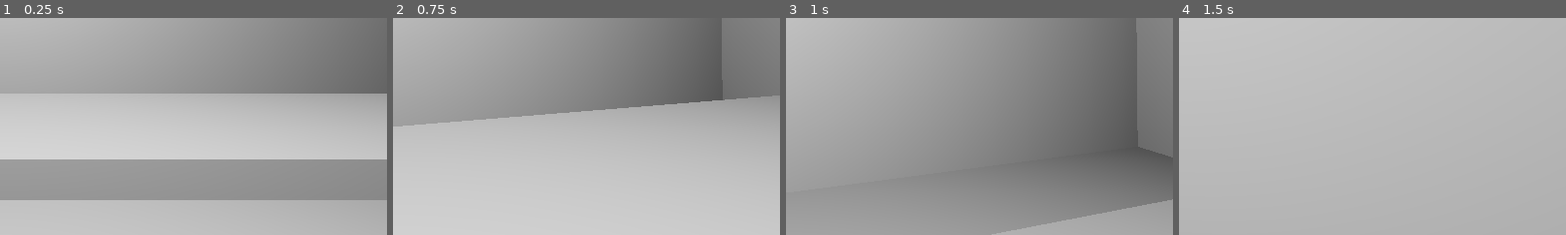
Above: before the commit, frames 1-4 (left to right).
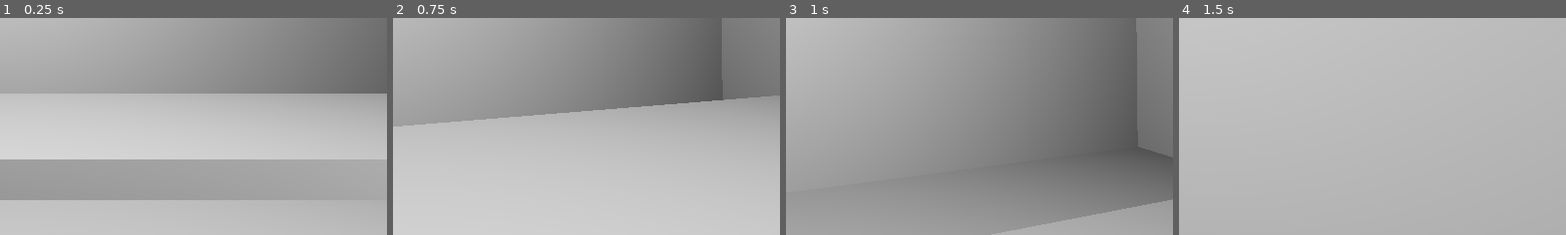
Above: after the commit, the same moments.

Repository: GriffinBaxter/The-Assembly-Line
Game: Godot game, scene res://Scenes/main.tscn
Same seed, same stepped clock (60 frames per second), same inputs: the game is played once before the commit and once after it.
Inputs (mouse positions are % of the whole screen's width and height, from its top left):
- Up to frame 1 (0.25 s): no input
- Up to frame 2 (0.75 s): tap Enter at 0.5 s; move the mouse to (55, 50) at 0.52 s; hold W (forward) from 0.53 s (still down); tap E (interact) at 0.6 s
- Up to frame 3 (1 s): keep holding W (forward); tap Space (jump) at 0.77 s
- Up to frame 4 (1.5 s): keep holding W (forward); move the mouse to (45, 50) at 1.27 s; tap E (interact) at 1.35 s
The pictures show only the part of the screen within x 50-100%, y 50-100%; the shares and areas given below are measured in that part.

The runs differ from the first frame. In frame 1, 2.9% of the frame differs, in the area x 82-100%, y 65-84%; in frame 2, less than 0.1%; in frame 3, less than 0.1%; in frame 4, nothing differs.

Commit message:
Allow any part on any assembly

Diff:
--- a/Scenes/Assemblies/cake.tscn
+++ b/Scenes/Assemblies/cake.tscn
@@ -1,8 +1,13 @@
-[gd_scene load_steps=4 format=3 uid="uid://cnf0okuhwrnym"]
+[gd_scene load_steps=9 format=3 uid="uid://cnf0okuhwrnym"]
 
 [ext_resource type="Material" uid="uid://de3d8uq7dd5e4" path="res://Materials/brown.tres" id="1_llg6p"]
 [ext_resource type="PackedScene" uid="uid://kb0qnmyplc3n" path="res://Scenes/Parts/candle.tscn" id="2_gc3l2"]
 [ext_resource type="Script" path="res://Scripts/assembly.gd" id="2_uhv7a"]
+[ext_resource type="PackedScene" uid="uid://i5ulvyt227ub" path="res://Scenes/Parts/leg_blue.tscn" id="3_vylpw"]
+[ext_resource type="PackedScene" uid="uid://beroll16q6dja" path="res://Scenes/Parts/laptop_screen.tscn" id="4_5qoom"]
+[ext_resource type="PackedScene" uid="uid://dyqimxsygmcrv" path="res://Scenes/Parts/leg_red.tscn" id="4_xhlxc"]
+[ext_resource type="PackedScene" uid="uid://c8omf5ack0qd0" path="res://Scenes/Parts/leg_grey.tscn" id="5_ng24o"]
+[ext_resource type="PackedScene" uid="uid://dftiob5rum22g" path="res://Scenes/Parts/light_bulb.tscn" id="8_ft4bg"]
 
 [node name="Cake" type="CSGCylinder3D" node_paths=PackedStringArray("missing_parts")]
 transform = Transform3D(1, 0, 0, 0, 1, 0, 0, 0, 1, 0, 0.0752234, 0)
@@ -12,7 +17,7 @@
 sides = 32
 material = ExtResource("1_llg6p")
 script = ExtResource("2_uhv7a")
-missing_parts = [NodePath("Candle")]
+missing_parts = [NodePath("Candle"), NodePath("LaptopScreen"), NodePath("LegBlue"), NodePath("LegGrey"), NodePath("LegRed"), NodePath("LightBulb")]
 
 [node name="Congratulations" type="Label3D" parent="."]
 transform = Transform3D(0.065, 0, 0, 0, -2.84124e-09, 0.065, 0, -0.065, -2.84124e-09, 0, 0.076, -0.025)
@@ -22,3 +27,24 @@
 
 [node name="Candle" parent="." instance=ExtResource("2_gc3l2")]
 transform = Transform3D(1, 0, 0, 0, 1, 0, 0, 0, 1, 0, 0.113, 0.035)
+visible = false
+
+[node name="LaptopScreen" parent="." instance=ExtResource("4_5qoom")]
+transform = Transform3D(0.723076, -0.68529, -0.0868241, 0.690763, 0.717809, 0.0871557, 0.00259618, -0.122995, 0.992404, 0.0450012, 0.345619, 0.035)
+visible = false
+
+[node name="LegBlue" parent="." instance=ExtResource("3_vylpw")]
+transform = Transform3D(1, 0, 0, 0, 1, 0, 0, 0, 1, 0, 0.323973, 0.035)
+visible = false
+
+[node name="LegGrey" parent="." instance=ExtResource("5_ng24o")]
+transform = Transform3D(1, 0, 0, 0, 1, 0, 0, 0, 1, 0, 0.323973, 0.035)
+visible = false
+
+[node name="LegRed" parent="." instance=ExtResource("4_xhlxc")]
+transform = Transform3D(1, 0, 0, 0, 1, 0, 0, 0, 1, 0, 0.323973, 0.035)
+visible = false
+
+[node name="LightBulb" parent="." instance=ExtResource("8_ft4bg")]
+transform = Transform3D(1, 0, 0, 0, 1, 0, 0, 0, 1, 0, 0.0876844, 0.035)
+visible = false
--- a/Scenes/Assemblies/chair.tscn
+++ b/Scenes/Assemblies/chair.tscn
@@ -1,10 +1,13 @@
-[gd_scene load_steps=6 format=3 uid="uid://csctwey3hq0v0"]
+[gd_scene load_steps=9 format=3 uid="uid://csctwey3hq0v0"]
 
 [ext_resource type="Material" uid="uid://c421xqws56ym2" path="res://Materials/red.tres" id="1_0qmsr"]
 [ext_resource type="Script" path="res://Scripts/assembly.gd" id="1_pcwlk"]
 [ext_resource type="PackedScene" uid="uid://dyqimxsygmcrv" path="res://Scenes/Parts/leg_red.tscn" id="2_cygre"]
 [ext_resource type="PackedScene" uid="uid://i5ulvyt227ub" path="res://Scenes/Parts/leg_blue.tscn" id="4_3iblw"]
 [ext_resource type="PackedScene" uid="uid://c8omf5ack0qd0" path="res://Scenes/Parts/leg_grey.tscn" id="4_b0ne7"]
+[ext_resource type="PackedScene" uid="uid://kb0qnmyplc3n" path="res://Scenes/Parts/candle.tscn" id="6_4ag6u"]
+[ext_resource type="PackedScene" uid="uid://beroll16q6dja" path="res://Scenes/Parts/laptop_screen.tscn" id="7_g2ofe"]
+[ext_resource type="PackedScene" uid="uid://dftiob5rum22g" path="res://Scenes/Parts/light_bulb.tscn" id="8_sv5ot"]
 
 [node name="Seat" type="CSGBox3D" node_paths=PackedStringArray("missing_parts")]
 transform = Transform3D(1, 0, 0, 0, 1, 0, 0, 0, 1, 0, 0.5, 0)
@@ -12,7 +15,7 @@
 size = Vector3(0.75, 0.05, 0.75)
 material = ExtResource("1_0qmsr")
 script = ExtResource("1_pcwlk")
-missing_parts = [NodePath("Leg1"), NodePath("Leg1Grey"), NodePath("Leg1Blue")]
+missing_parts = [NodePath("Leg1"), NodePath("Leg1Grey"), NodePath("Leg1Blue"), NodePath("Leg1Candle"), NodePath("Leg1LaptopScreen"), NodePath("Leg1LightBulb")]
 
 [node name="Back" type="CSGBox3D" parent="."]
 transform = Transform3D(1, 0, 0, 0, 1, 0, 0, 0, 1, -0.35, 0.48, 0)
@@ -21,12 +24,27 @@
 
 [node name="Leg1" parent="." instance=ExtResource("2_cygre")]
 transform = Transform3D(1, 0, 0, 0, 1, 0, 0, 0, 1, -0.325, -0.275, 0.325)
+visible = false
 
 [node name="Leg1Blue" parent="." instance=ExtResource("4_3iblw")]
 transform = Transform3D(1, 0, 0, 0, 1, 0, 0, 0, 1, -0.325, -0.275, 0.325)
+visible = false
 
 [node name="Leg1Grey" parent="." instance=ExtResource("4_b0ne7")]
 transform = Transform3D(1, 0, 0, 0, 1, 0, 0, 0, 1, -0.325, -0.275, 0.325)
+visible = false
+
+[node name="Leg1Candle" parent="." instance=ExtResource("6_4ag6u")]
+transform = Transform3D(5, 0, 0, 0, -5, 4.37114e-07, 0, -4.37114e-07, -5, -0.325, -0.210579, 0.325)
+visible = false
+
+[node name="Leg1LaptopScreen" parent="." instance=ExtResource("7_g2ofe")]
+transform = Transform3D(-3.09086e-08, 0.707107, -0.707107, -1, -4.37114e-08, 0, -3.09086e-08, 0.707107, 0.707107, -0.325, -0.254889, 0.325)
+visible = false
+
+[node name="Leg1LightBulb" parent="." instance=ExtResource("8_sv5ot")]
+transform = Transform3D(2, 0, 0, 0, -2, 1.74846e-07, 0, -1.74846e-07, -2, -0.325, -0.0513723, 0.325)
+visible = false
 
 [node name="Leg2" parent="." instance=ExtResource("2_cygre")]
 transform = Transform3D(1, 0, 0, 0, 1, 0, 0, 0, 1, 0.325, -0.275, 0.325)
--- a/Scenes/Assemblies/lamp.tscn
+++ b/Scenes/Assemblies/lamp.tscn
@@ -1,17 +1,23 @@
-[gd_scene load_steps=4 format=3 uid="uid://dqekf5eh5c8wy"]
+[gd_scene load_steps=9 format=3 uid="uid://dqekf5eh5c8wy"]
 
 [ext_resource type="PackedScene" uid="uid://dftiob5rum22g" path="res://Scenes/Parts/light_bulb.tscn" id="1_332oc"]
 [ext_resource type="Material" uid="uid://du48tyvnwgyfa" path="res://Materials/black.tres" id="1_qmp4m"]
 [ext_resource type="Script" path="res://Scripts/assembly.gd" id="2_3j6ts"]
+[ext_resource type="PackedScene" uid="uid://kb0qnmyplc3n" path="res://Scenes/Parts/candle.tscn" id="3_2iugl"]
+[ext_resource type="PackedScene" uid="uid://i5ulvyt227ub" path="res://Scenes/Parts/leg_blue.tscn" id="5_amd7e"]
+[ext_resource type="PackedScene" uid="uid://c8omf5ack0qd0" path="res://Scenes/Parts/leg_grey.tscn" id="6_nk3hb"]
+[ext_resource type="PackedScene" uid="uid://dyqimxsygmcrv" path="res://Scenes/Parts/leg_red.tscn" id="7_5rnuh"]
+[ext_resource type="PackedScene" uid="uid://beroll16q6dja" path="res://Scenes/Parts/laptop_screen.tscn" id="8_c44ej"]
 
 [node name="Base" type="CSGCylinder3D" node_paths=PackedStringArray("missing_parts")]
 transform = Transform3D(1, 0, 0, 0, 1, 0, 0, 0, 1, 0, 0.01036, 0)
+use_collision = true
 radius = 0.1
 height = 0.02
 sides = 32
 material = ExtResource("1_qmp4m")
 script = ExtResource("2_3j6ts")
-missing_parts = [NodePath("LampShade1/LampShade2/LampShade4/LightBulb")]
+missing_parts = [NodePath("LampShade1/LampShade2/LightBulb"), NodePath("LampShade1/LampShade2/Candle"), NodePath("LampShade1/LampShade2/LegBlue"), NodePath("LampShade1/LampShade2/LegGrey"), NodePath("LampShade1/LampShade2/LegRed"), NodePath("LampShade1/LampShade2/LaptopScreen")]
 
 [node name="Arm1" type="CSGCylinder3D" parent="."]
 transform = Transform3D(0.996195, -0.0871557, 0, 0.0871557, 0.996195, 0, 0, 0, 1, -0.015, 0.15, 0)
@@ -59,5 +65,26 @@
 sides = 16
 material = ExtResource("1_qmp4m")
 
-[node name="LightBulb" parent="LampShade1/LampShade2/LampShade4" instance=ExtResource("1_332oc")]
-transform = Transform3D(1, 0, 0, 0, -1, 8.74228e-08, 0, -8.74228e-08, -1, 0, -0.03, 0)
+[node name="LightBulb" parent="LampShade1/LampShade2" instance=ExtResource("1_332oc")]
+transform = Transform3D(1, 0, -3.55271e-15, 0, -1, 8.74228e-08, 0, -8.74228e-08, -1, 0, -0.00999999, 0)
+visible = false
+
+[node name="Candle" parent="LampShade1/LampShade2" instance=ExtResource("3_2iugl")]
+transform = Transform3D(1, 0, 0, 0, -1, 1.50996e-07, 0, -1.50996e-07, -1, 0, -0.00999999, 0)
+visible = false
+
+[node name="LegBlue" parent="LampShade1/LampShade2" instance=ExtResource("5_amd7e")]
+transform = Transform3D(1, 0, 0, 0, -1, 1.50996e-07, 0, -1.50996e-07, -1, 0, -0.26, 0)
+visible = false
+
+[node name="LegGrey" parent="LampShade1/LampShade2" instance=ExtResource("6_nk3hb")]
+transform = Transform3D(1, 0, 0, 0, -1, 1.50996e-07, 0, -1.50996e-07, -1, 0, -0.26, 0)
+visible = false
+
+[node name="LegRed" parent="LampShade1/LampShade2" instance=ExtResource("7_5rnuh")]
+transform = Transform3D(1, 0, 0, 0, -1, 1.50996e-07, 0, -1.50996e-07, -1, 0, -0.26, 0)
+visible = false
+
+[node name="LaptopScreen" parent="LampShade1/LampShade2" instance=ExtResource("8_c44ej")]
+transform = Transform3D(0.642788, 0.766044, 0, -0.766044, 0.642788, 0, 0, 0, 1, 0.0199327, -0.28571, 0)
+visible = false
--- a/Scenes/Assemblies/laptop.tscn
+++ b/Scenes/Assemblies/laptop.tscn
@@ -1,16 +1,22 @@
-[gd_scene load_steps=5 format=3 uid="uid://ol3p2teki25i"]
+[gd_scene load_steps=10 format=3 uid="uid://ol3p2teki25i"]
 
 [ext_resource type="PackedScene" uid="uid://beroll16q6dja" path="res://Scenes/Parts/laptop_screen.tscn" id="1_qdobu"]
 [ext_resource type="Material" uid="uid://bofurn8ghchvx" path="res://Materials/grey.tres" id="1_x2cib"]
 [ext_resource type="Script" path="res://Scripts/assembly.gd" id="2_2e8h2"]
 [ext_resource type="Material" uid="uid://du48tyvnwgyfa" path="res://Materials/black.tres" id="3_aryy6"]
+[ext_resource type="PackedScene" uid="uid://i5ulvyt227ub" path="res://Scenes/Parts/leg_blue.tscn" id="3_p8ddo"]
+[ext_resource type="PackedScene" uid="uid://dyqimxsygmcrv" path="res://Scenes/Parts/leg_red.tscn" id="4_xnwsm"]
+[ext_resource type="PackedScene" uid="uid://c8omf5ack0qd0" path="res://Scenes/Parts/leg_grey.tscn" id="5_4vu76"]
+[ext_resource type="PackedScene" uid="uid://kb0qnmyplc3n" path="res://Scenes/Parts/candle.tscn" id="5_u2xgj"]
+[ext_resource type="PackedScene" uid="uid://dftiob5rum22g" path="res://Scenes/Parts/light_bulb.tscn" id="9_yoo5l"]
 
 [node name="Laptop" type="CSGBox3D" node_paths=PackedStringArray("missing_parts")]
 transform = Transform3D(1, 0, 0, 0, 1, 0, 0, 0, 1, 0, 0.005, 0)
+use_collision = true
 size = Vector3(0.5, 0.01, 0.375)
 material = ExtResource("1_x2cib")
 script = ExtResource("2_2e8h2")
-missing_parts = [NodePath("LaptopScreen")]
+missing_parts = [NodePath("LaptopScreen"), NodePath("Candle"), NodePath("LegBlue"), NodePath("LegGrey"), NodePath("LegRed"), NodePath("LightBulb")]
 
 [node name="Trackpad" type="CSGBox3D" parent="."]
 transform = Transform3D(1, 0, 0, 0, 1, 0, 0, 0, 1, 0, 0.004, 0.129)
@@ -26,3 +32,24 @@
 
 [node name="LaptopScreen" parent="." instance=ExtResource("1_qdobu")]
 transform = Transform3D(1, 0, 0, 0, 0.984808, 0.173648, 0, -0.173648, 0.984808, 0, 0.18094, -0.215643)
+visible = false
+
+[node name="Candle" parent="." instance=ExtResource("5_u2xgj")]
+transform = Transform3D(2, 0, 0, 0, 1.96962, 0.347296, 0, -0.347296, 1.96962, 0, 0.073889, -0.187353)
+visible = false
+
+[node name="LegBlue" parent="." instance=ExtResource("3_p8ddo")]
+transform = Transform3D(0.4, 0, 0, 0, 0.393923, 0.0694592, 0, -0.0694592, 0.393923, 0, 0.099385, -0.190543)
+visible = false
+
+[node name="LegGrey" parent="." instance=ExtResource("5_4vu76")]
+transform = Transform3D(0.4, 0, 0, 0, 0.393923, 0.0694592, 0, -0.0694592, 0.393923, 0, 0.099385, -0.190543)
+visible = false
+
+[node name="LegRed" parent="." instance=ExtResource("4_xnwsm")]
+transform = Transform3D(0.4, 0, 0, 0, 0.393923, 0.0694592, 0, -0.0694592, 0.393923, 0, 0.099385, -0.190543)
+visible = false
+
+[node name="LightBulb" parent="." instance=ExtResource("9_yoo5l")]
+transform = Transform3D(1.2, 0, 0, 0, 1.18177, 0.208378, 0, -0.208378, 1.18177, 0, 0.0207429, -0.176627)
+visible = false
--- a/Scenes/Assemblies/table.tscn
+++ b/Scenes/Assemblies/table.tscn
@@ -1,10 +1,13 @@
-[gd_scene load_steps=6 format=3 uid="uid://fw0jw775xk0t"]
+[gd_scene load_steps=9 format=3 uid="uid://fw0jw775xk0t"]
 
 [ext_resource type="Material" uid="uid://bciekiidw10ou" path="res://Materials/blue.tres" id="1_v0bu8"]
 [ext_resource type="Script" path="res://Scripts/assembly.gd" id="2_7nfxa"]
 [ext_resource type="PackedScene" uid="uid://dyqimxsygmcrv" path="res://Scenes/Parts/leg_red.tscn" id="3_3iww8"]
 [ext_resource type="PackedScene" uid="uid://i5ulvyt227ub" path="res://Scenes/Parts/leg_blue.tscn" id="3_r6t8n"]
 [ext_resource type="PackedScene" uid="uid://c8omf5ack0qd0" path="res://Scenes/Parts/leg_grey.tscn" id="4_yvnyx"]
+[ext_resource type="PackedScene" uid="uid://kb0qnmyplc3n" path="res://Scenes/Parts/candle.tscn" id="6_g3ucw"]
+[ext_resource type="PackedScene" uid="uid://beroll16q6dja" path="res://Scenes/Parts/laptop_screen.tscn" id="7_ny8ra"]
+[ext_resource type="PackedScene" uid="uid://dftiob5rum22g" path="res://Scenes/Parts/light_bulb.tscn" id="8_cjft6"]
 
 [node name="Table" type="CSGBox3D" node_paths=PackedStringArray("missing_parts")]
 transform = Transform3D(-4.37114e-08, 0, 1, 0, 1, 0, -1, 0, -4.37114e-08, 0, 0.5, 0)
@@ -12,16 +15,31 @@
 size = Vector3(0.75, 0.05, 0.75)
 material = ExtResource("1_v0bu8")
 script = ExtResource("2_7nfxa")
-missing_parts = [NodePath("Leg1"), NodePath("Leg1Grey"), NodePath("Leg1Red")]
+missing_parts = [NodePath("Leg1"), NodePath("Leg1Grey"), NodePath("Leg1Red"), NodePath("Leg1Candle"), NodePath("Leg1LaptopScreen"), NodePath("Leg1LightBulb")]
 
 [node name="Leg1" parent="." instance=ExtResource("3_r6t8n")]
 transform = Transform3D(1, 0, 0, 0, 1, 0, 0, 0, 1, -0.325, -0.275, 0.325)
+visible = false
 
 [node name="Leg1Red" parent="." instance=ExtResource("3_3iww8")]
 transform = Transform3D(1, 0, 0, 0, 1, 0, 0, 0, 1, -0.325, -0.275, 0.325)
+visible = false
 
 [node name="Leg1Grey" parent="." instance=ExtResource("4_yvnyx")]
 transform = Transform3D(1, 0, 0, 0, 1, 0, 0, 0, 1, -0.325, -0.275, 0.325)
+visible = false
+
+[node name="Leg1Candle" parent="." instance=ExtResource("6_g3ucw")]
+transform = Transform3D(5, 0, 0, 0, -5, 4.37114e-07, 0, -4.37114e-07, -5, -0.325, -0.210579, 0.325)
+visible = false
+
+[node name="Leg1LaptopScreen" parent="." instance=ExtResource("7_ny8ra")]
+transform = Transform3D(-3.09086e-08, 0.707107, -0.707107, -1, -4.37114e-08, 0, -3.09086e-08, 0.707107, 0.707107, -0.325, -0.254889, 0.325)
+visible = false
+
+[node name="Leg1LightBulb" parent="." instance=ExtResource("8_cjft6")]
+transform = Transform3D(2, 0, 0, 0, -2, 1.74846e-07, 0, -1.74846e-07, -2, -0.325, -0.0513723, 0.325)
+visible = false
 
 [node name="Leg2" parent="." instance=ExtResource("3_r6t8n")]
 transform = Transform3D(1, 0, 0, 0, 1, 0, 0, 0, 1, 0.325, -0.275, 0.325)
--- a/Scenes/Parts/candle.tscn
+++ b/Scenes/Parts/candle.tscn
@@ -34,10 +34,12 @@
 height = 0.075
 
 [node name="Flame" type="GPUParticles3D" parent="."]
-transform = Transform3D(1, 0, 0, 0, 1, 0, 0, 0, 1, 0, 0.04785, 0)
+transform = Transform3D(1, 0, 0, 0, 1, 0, 0, 0, 1, 0, 0.048, 0)
 material_override = SubResource("ShaderMaterial_lg83i")
 amount = 1
 lifetime = 1000.0
 local_coords = true
 process_material = SubResource("ParticleProcessMaterial_qsv36")
 draw_pass_1 = SubResource("QuadMesh_1xx68")
+
+[node name="OmniLight3D" type="OmniLight3D" parent="Flame"]
--- a/Scenes/Parts/laptop_screen.tscn
+++ b/Scenes/Parts/laptop_screen.tscn
@@ -3,6 +3,7 @@
 [ext_resource type="Material" uid="uid://bofurn8ghchvx" path="res://Materials/grey.tres" id="1_363rl"]
 
 [node name="LaptopScreen" type="CSGBox3D"]
+use_collision = true
 size = Vector3(0, 0, 0)
 
 [node name="ScreenBody" type="CSGBox3D" parent="."]
--- a/Scenes/main.tscn
+++ b/Scenes/main.tscn
@@ -101,14 +101,14 @@
 use_collision = true
 
 [node name="Candle" parent="Parts/CandlePartHolder" instance=ExtResource("10_x1d7j")]
-transform = Transform3D(1, 0, 0, 0, 1, 0, 0, 0, 1, 0, 0.287468, 0)
+transform = Transform3D(5, 0, 0, 0, 5, 0, 0, 0, 5, 0, 0.433458, 0)
 
 [node name="LightBulbHolder" parent="Parts" instance=ExtResource("4_i8rpd")]
 transform = Transform3D(1, 0, 0, 0, 1, 0, 0, 0, 1, 4, 1.25, 2)
 use_collision = true
 
 [node name="LightBulb" parent="Parts/LightBulbHolder" instance=ExtResource("11_83r84")]
-transform = Transform3D(1, 0, 0, 0, 1, 0, 0, 0, 1, 0, 0.27, 0)
+transform = Transform3D(5, 0, 0, 0, 5, 0, 0, 0, 5, 0, 0.344794, 0)
 
 [node name="LaptopScreenHolder" parent="Parts" instance=ExtResource("4_i8rpd")]
 transform = Transform3D(1, 0, 0, 0, 1, 0, 0, 0, 1, 4, 1.25, 4)
--- a/Shaders/flame.tres
+++ b/Shaders/flame.tres
@@ -66,7 +66,7 @@
 
 [resource]
 code = "shader_type spatial;
-render_mode blend_mix, depth_draw_opaque, cull_back, diffuse_lambert, specular_schlick_ggx;
+render_mode blend_mix, depth_draw_opaque, cull_back, diffuse_lambert, specular_schlick_ggx, unshaded;
 
 uniform sampler2D MainTexture;
 uniform vec2 DissolveTiling = vec2(0.250000, 0.200000);
@@ -163,6 +163,7 @@
 }
 "
 graph_offset = Vector2(-1077.18, 65.9469)
+flags/unshaded = true
 nodes/vertex/2/node = SubResource("VisualShaderNodeBillboard_k4lya")
 nodes/vertex/2/position = Vector2(-86, 347)
 nodes/vertex/connections = PackedInt32Array(2, 0, 0, 10)
